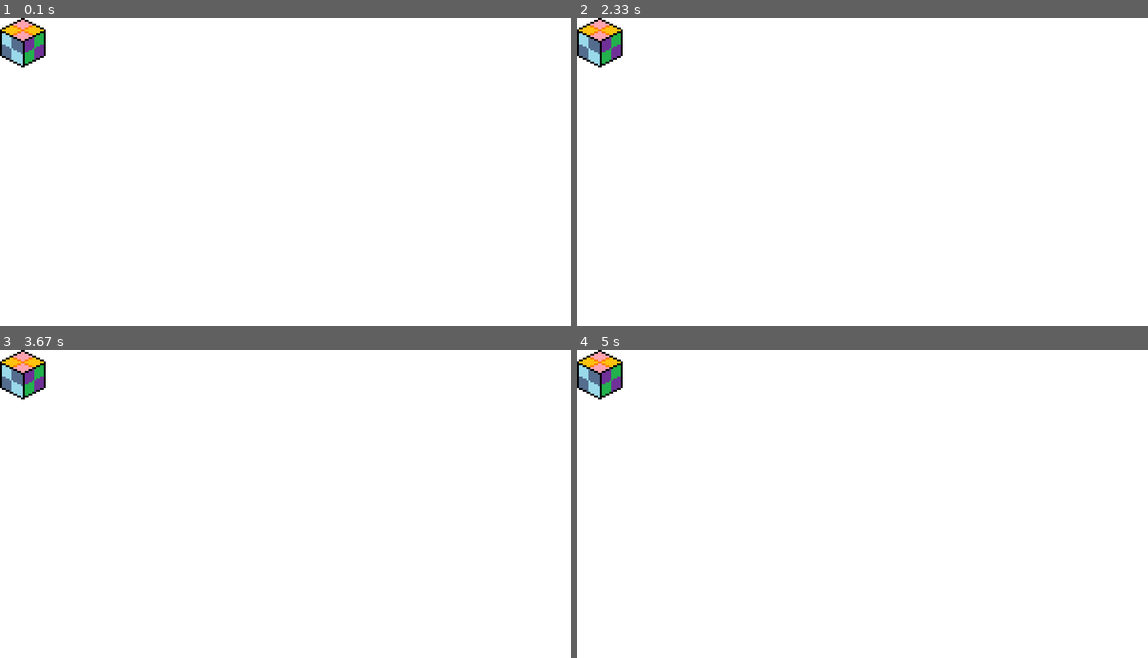
Above: before the commit, frames 1-4 (two rows, left to right).
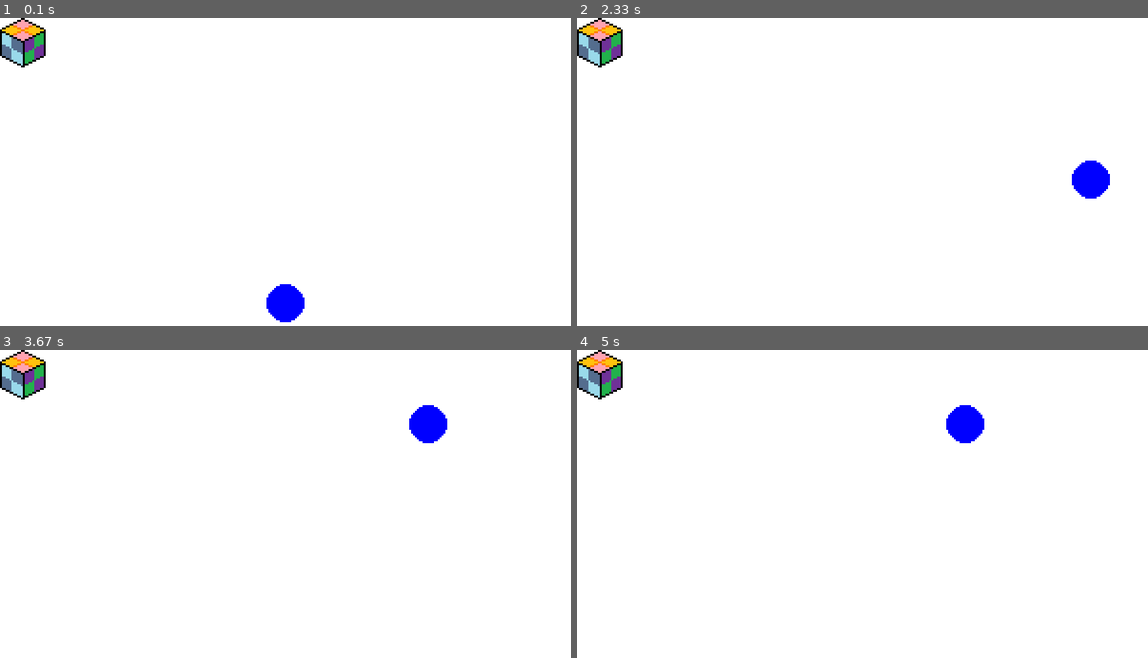
Above: after the commit, the same moments.

Repository: Tyishen/SilksongCopium_Pygame
Game: pygame game, started from Main.py
Two runs of this game, one before a commit and one after it. Both use one fixed random seed, a clock stepped at 60 frames per second and the inputs below.
Inputs:
- Up to frame 1 (0.1 s): no input
- Up to frame 2 (2.33 s): hold D 0.33-0.8 s; hold W 0.83-1.13 s; hold D 1.17-1.63 s; hold A 1.67-2.2 s; hold S from 2.23 s (still down)
- Up to frame 3 (3.67 s): release S at 2.53 s; hold A 2.57-2.97 s; hold W 3-3.37 s; hold D from 3.4 s (still down)
- Up to frame 4 (5 s): release D at 4.03 s; hold A 4.47-4.93 s; hold D from 4.97 s (still down)

The runs differ from the first frame. In frame 1, 0.6% of the frame differs, in the area x 46-54%, y 86-99%; in frame 2, 0.6%; in frame 3, 0.6%; in frame 4, 0.6%.

Commit message:
guys i did something cool.. matthew says pixel grid aligns

Diff:
--- a/Main.py
+++ b/Main.py
@@ -2,50 +2,46 @@
 import sys
 
 def drawWorld():
-    pygame.draw.circle(screen, "blue", playerCoords, 10)
-    blockDisplay.blit(debugBlock, (0, 0))
-    screen.blit(pygame.transform.scale(blockDisplay, screen.get_size()), (0, 0))
+    gameDisplay.fill((255, 255, 255))
+
+    gameDisplay.blit(debugBlock, (0, 0))
+    pygame.draw.circle(gameDisplay, "blue", playerCoords, 10)
+
+    outputScreen.blit(pygame.transform.scale(gameDisplay, outputScreen.get_size()), (0, 0))
+
+
 
 pygame.init()
-screen = pygame.display.set_mode((900, 900))
-blockDisplay = pygame.Surface((300, 300))
+outputScreen = pygame.display.set_mode((900, 900))
+gameDisplay = pygame.Surface((300, 300))
 
 clock = pygame.time.Clock()
 dt = 0
 
 # Objects
-playerCoords = pygame.Vector2(int(screen.get_width() / 2), int(screen.get_height() / 2))
+playerCoords = pygame.Vector2(int(gameDisplay.get_width() / 2), int(gameDisplay.get_height() / 2))
 debugBlock = pygame.image.load("pixil-frame-0.png").convert_alpha()
-
 
 
 running = True
 while running:
-
-    screen.fill("white")
-    blockDisplay.fill((255, 255, 255))
-
-    drawWorld()
-
     keyDown = pygame.key.get_pressed()
 
     if keyDown[pygame.K_w]:
-        playerCoords.y -= 1200 * dt
+        playerCoords.y -= 300 * dt
     if keyDown[pygame.K_a]:
-        playerCoords.x -= 1200 * dt
+        playerCoords.x -= 300 * dt
     if keyDown[pygame.K_s]:
-        playerCoords.y += 1200 * dt
+        playerCoords.y += 300 * dt
     if keyDown[pygame.K_d]:
-        playerCoords.x += 1200 * dt
+        playerCoords.x += 300 * dt
 
 
 
-    dt = 0.001
-    #clock.tick(60)/1000
-
-    screen.blit(pygame.transform.scale(blockDisplay, screen.get_size()), (0, 0))
+    dt = clock.tick(60)/1000
 
     # flip() the display to put your work on screen
+    drawWorld()
     pygame.display.flip()
 
     for event in pygame.event.get():
@@ -56,9 +52,6 @@
 pygame.quit()
 sys.exit()
 
-
-
-
 def carIso(cartVect):
 
     isoVect
